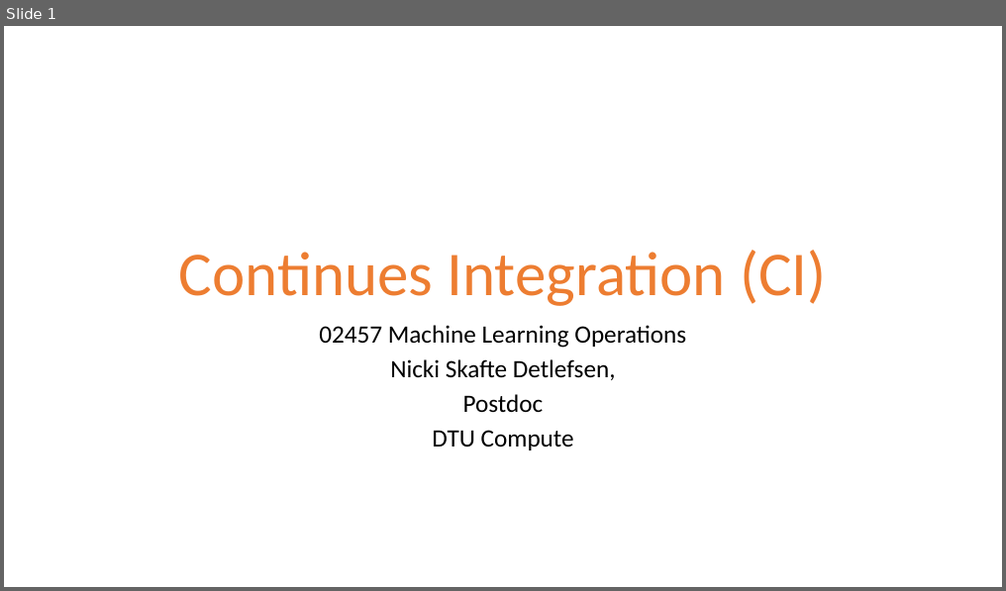
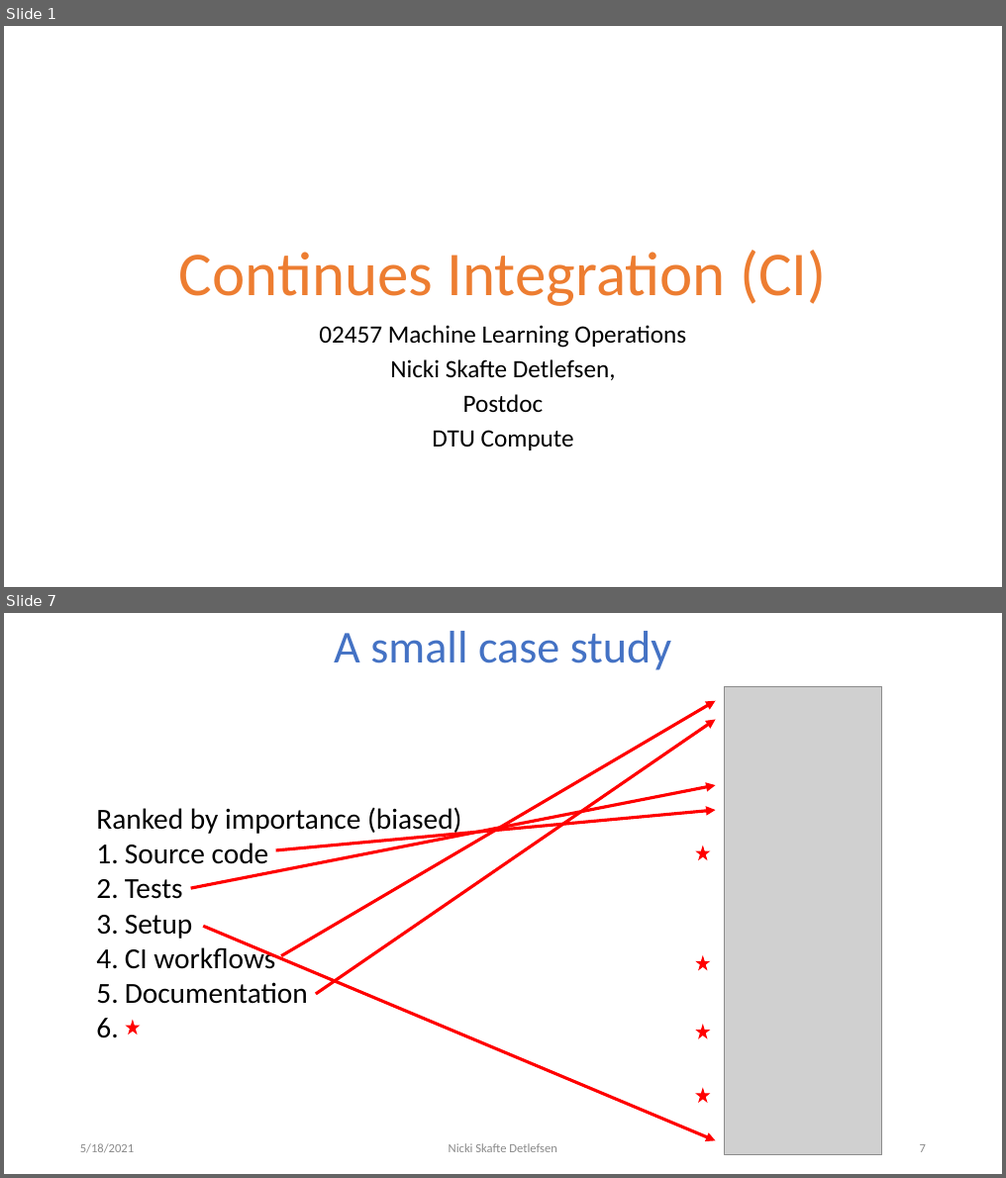
Before and after one commit to DeepEasterbunny/dtu_mlops, a slide deck: 04_continues_integration/ci.pptx. Shown one above the other, each under a label of ours: slide 1 before the commit, slides 1 and 7 after it; the slides between them are not shown. The pictures are 1006x591 and 1006x1178 pixels, drawn with LibreOffice and Linux fonts; fonts in the diff are those of the drawing; grey boxes stand for pictures; background and template pictures are left out. Boxes give left, top, right and bottom in pixels: in the first picture for what was removed or moved away, otherwise in the second. Text is boxed around its words. In the diff, an @@ line names an element or a change of style, - is before the commit and + after.

```diff
--- a/04_continues_integration/ci.pptx
+++ b/04_continues_integration/ci.pptx
@@ slide 7 added at [4,613,1002,1174], background #FFFFFF @@
@@ title added at [334,631,671,670], 44 pt, text #4472C4 @@
+A small case study
@@ arrow added from (282, 956) to (715, 700), #FF0000 3 pt @@
@@ picture added at [725,686,882,1156] @@
@@ arrow added from (316, 994) to (715, 719), #FF0000 3 pt @@
@@ arrow added from (191, 888) to (715, 785), #FF0000 3 pt @@
@@ text added at [96,807,462,1004], 28 pt, text #000000 @@
+Ranked by importance (biased)
+1. Source code
+2. Tests
+3. Setup
+4. CI workflows
+5. Documentation
@@ arrow added from (275, 851) to (715, 810), #FF0000 3 pt @@
@@ star added at [697,848,709,860], fill #FF0000, outline #FF0000 1 pt @@
@@ arrow added from (203, 926) to (715, 1142), #FF0000 3 pt @@
@@ star added at [697,958,709,969], fill #FF0000, outline #FF0000 1 pt @@
@@ star added at [127,1021,139,1033], fill #FF0000, outline #FF0000 1 pt @@
@@ star added at [697,1026,709,1038], fill #FF0000, outline #FF0000 1 pt @@
@@ star added at [697,1089,709,1101], fill #FF0000, outline #FF0000 1 pt @@
@@ text added at [80,1144,134,1154], 12 pt, text #8C8C8C @@
+5/18/2021
@@ text added at [449,1144,557,1153], 12 pt, text #8C8C8C @@
+Nicki Skafte Detlefsen
@@ page number added at [920,1145,926,1153], 12 pt, text #8C8C8C @@
+7
```
Also in this commit, not shown: 4 slides changed, 9 other slides added.
